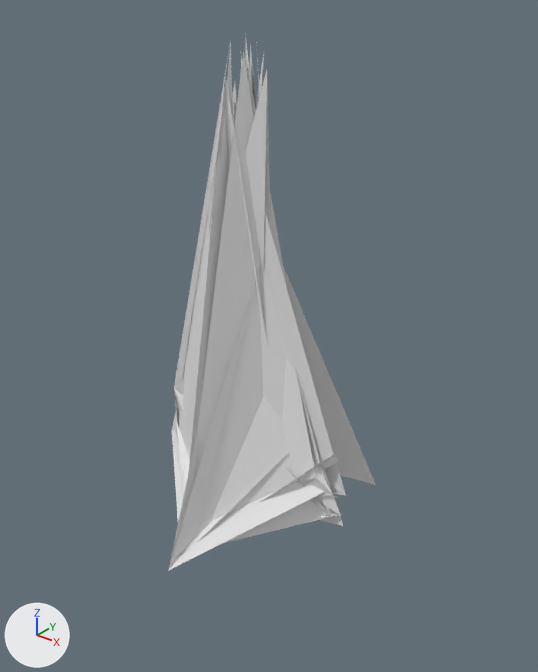
Two versions of the OBJ model extracted_meshes/Hero029_EADCF7D2_v2.obj, one commit apart.
One viewpoint serves both versions: a 50 mm camera at (450.0, -523.0, 555.0) aimed at (12.0, 25.0, 216.0). Lighting does not change. The marker at lower left points along +X, +Y and +Z. The picture after the commit comes second. Where no turn or scale is listed for an object, it has been applied to the vertices. Vertices at exactly the same position are counted once.

Objects in the first picture: 'Hero029_EADCF7D2_v2'.
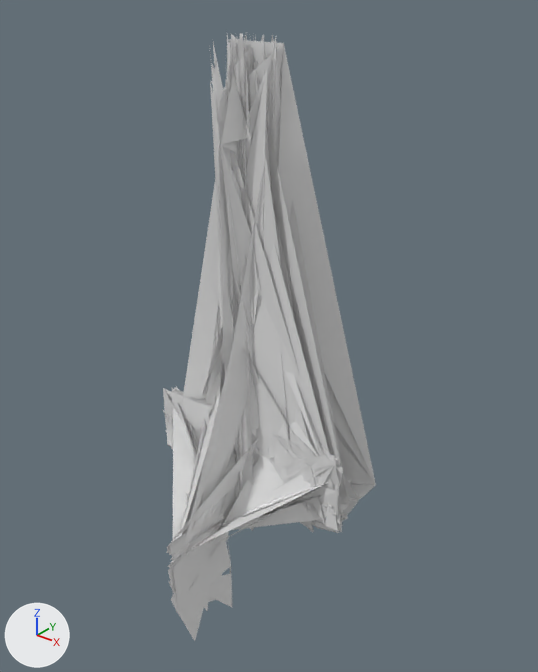
Changed parts and their boxes [x1, y1, x2, y2] in the pictures (538 x 672 px):
'Hero029_EADCF7D2_v2', reshaped (13% taller): before [168, 35, 376, 571]; after [162, 33, 376, 641]
part 1 of me_hero029_eadcf7d2_v2, added: after [221, 51, 253, 291]
part 2 of me_hero029_eadcf7d2_v2, reshaped (mostly hidden before): before [171, 54, 343, 526]; after [162, 33, 376, 641]

The change, as a diff of the scene's bpy script:
```diff
--- a/extracted_meshes/Hero029_EADCF7D2_v2.obj.py
+++ b/extracted_meshes/Hero029_EADCF7D2_v2.obj.py
@@ me_hero029_eadcf7d2_v2 @@
 # used by ob_hero029_eadcf7d2_v2; location = (0.0, 0.0, 0.0)
-me_hero029_eadcf7d2_v2.from_pydata(...)  # 433 vertices, 488 faces; spans x -124.0..126.0, y -127.0..103.0, z -11.0..510.0
+me_hero029_eadcf7d2_v2.from_pydata(...)  # 4366 vertices, 6087 faces; spans x -128.0..128.0, y -128.0..127.0, z -127.0..511.0
+# me_hero029_eadcf7d2_v2 part 1: a new loose piece of 14 vertices spanning x 2.0..22.0, y -31.0..-1.0, z 221.0..505.0
+# me_hero029_eadcf7d2_v2 part 2: 9 vertices removed from x -43.0..31.0, y -32.0..29.0, z 0.0..245.0; 3928 vertices added at x -128.0..128.0, y -128.0..127.0, z -127.0..511.0
```
